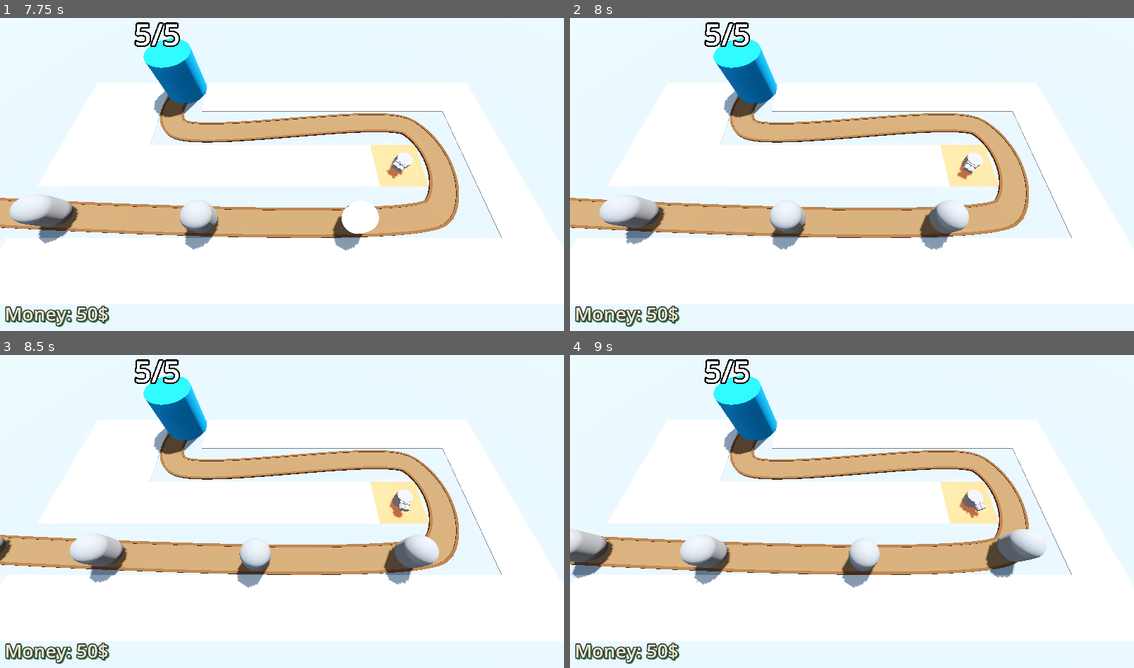
Above: before the commit, frames 1-4 (two rows, left to right).
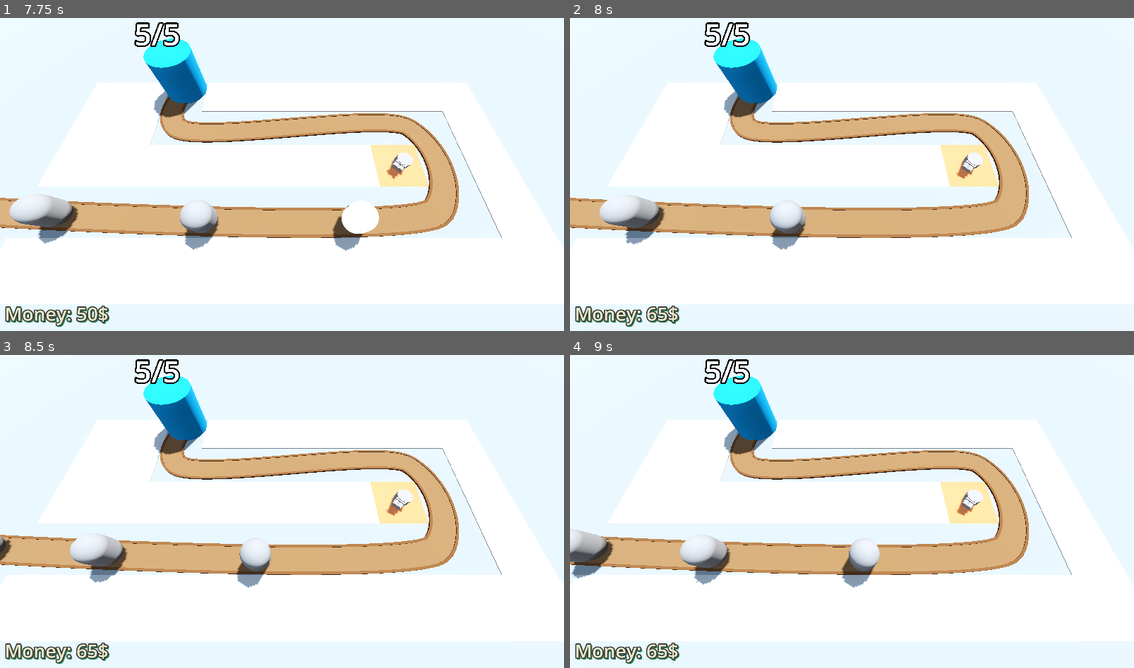
Above: after the commit, the same moments.

Repository: Assasquid/barbarian_blaster
Game: Godot game, scene res://Scenes/base_level.tscn
Two runs of this game, one before a commit and one after it. Both use one fixed random seed, a clock stepped at 60 frames per second and the inputs below.
Inputs (mouse positions are in pixels of both pictures, inside the frame that each line leads up to):
- Up to frame 1 (7.75 s): tap Enter at 0.5, 2 s; move the mouse to (406, 155) at 0.52 s; press the mouse at (406, 155) at 0.53 s; tap Space at 1.25 s; move the mouse to (169, 187) at 1.27 s; release the mouse at (169, 187) at 1.28 s; click (169, 187) at 1.35 s; move the mouse to (338, 102) at 2.02 s; press the mouse at (338, 102) at 2.03 s; move the mouse to (253, 237) at 2.77 s; release the mouse at (253, 237) at 2.78 s; click (253, 237) at 2.85 s; move the mouse to (451, 221) at 3.52 s; press the mouse at (451, 221) at 3.53 s; move the mouse to (112, 124) at 4.27 s; release the mouse at (112, 124) at 4.28 s; click (112, 124) at 4.35 s; move the mouse to (310, 171) at 5.02 s; press the mouse at (310, 171) at 5.03 s; move the mouse to (197, 93) at 5.77 s; release the mouse at (197, 93) at 5.78 s; click (197, 93) at 5.85 s; move the mouse to (406, 155) at 6.52 s; press the mouse at (406, 155) at 6.53 s; move the mouse to (169, 187) at 7.27 s; release the mouse at (169, 187) at 7.28 s; click (169, 187) at 7.35 s
- Up to frame 2 (8 s): no input
- Up to frame 3 (8.5 s): move the mouse to (338, 439) at 8.02 s; press the mouse at (338, 439) at 8.03 s
- Up to frame 4 (9 s): move the mouse to (823, 574) at 8.77 s; release the mouse at (823, 574) at 8.78 s; click (823, 574) at 8.85 s

Frame 1 is identical in both runs. In frame 2, 1.0% of the frame differs, in the area x 13-73%, y 45-98%; in frame 3, 1.2%; in frame 4, 1.2%, in the area x 13-85%, y 45-98%.

Commit message:
Make enemy health increase over time.
Also make sure the enemies are deleted once they reach the base.

Diff:
--- a/Scenes/base_level.tscn
+++ b/Scenes/base_level.tscn
@@ -4,10 +4,10 @@
 [ext_resource type="MeshLibrary" uid="uid://ridxlenkhg7l" path="res://MeshLibraries/space_library.tres" id="1_qhsvv"]
 [ext_resource type="PackedScene" uid="uid://dx14yj8xnem7j" path="res://Scenes/enemy.tscn" id="2_i273a"]
 [ext_resource type="PackedScene" uid="uid://c45xr63uqvc0c" path="res://Scenes/base.tscn" id="3_1mlrs"]
-[ext_resource type="Script" path="res://Scripts/EnemyPath.gd" id="3_s3yrn"]
+[ext_resource type="Script" path="res://Scripts/enemy_path.gd" id="3_s3yrn"]
 [ext_resource type="Script" path="res://Scripts/turret_manager.gd" id="5_qj1v3"]
 [ext_resource type="PackedScene" uid="uid://brwaqwe0c6u0d" path="res://Scenes/turret.tscn" id="6_jg5wx"]
-[ext_resource type="Script" path="res://Scripts/Bank.gd" id="8_nnd8n"]
+[ext_resource type="Script" path="res://Scripts/bank.gd" id="8_nnd8n"]
 [ext_resource type="PackedScene" uid="uid://c260wuv1p25l7" path="res://Scenes/difficulty_manager.tscn" id="9_2df6k"]
 
 [sub_resource type="ProceduralSkyMaterial" id="ProceduralSkyMaterial_timms"]
@@ -160,3 +160,5 @@
 vertical_alignment = 1
 
 [node name="DifficultyManager" parent="." instance=ExtResource("9_2df6k")]
+
+[connection signal="stop_spawning_enemies" from="DifficultyManager" to="EnemyPath" method="_on_difficulty_manager_stop_spawning_enemies"]
--- a/Scenes/difficulty_manager.tscn
+++ b/Scenes/difficulty_manager.tscn
@@ -14,10 +14,19 @@
 _data = [Vector2(0, 2.4), 0.0, -1.65, 0, 1, Vector2(1, 0.75), -1.65, 0.0, 1, 0]
 point_count = 2
 
+[sub_resource type="Curve" id="Curve_hc8xr"]
+min_value = 10.0
+max_value = 100.0
+_data = [Vector2(0, 10), 0.0, 90.0, 0, 1, Vector2(1, 100), 90.0, 0.0, 1, 0]
+point_count = 2
+
 [node name="DifficultyManager" type="Node"]
 script = ExtResource("1_wdvpx")
 spawn_time_min_curve = SubResource("Curve_d145o")
 spawn_time_max_curve = SubResource("Curve_ad73l")
+enemy_health_curve = SubResource("Curve_hc8xr")
 
 [node name="Timer" type="Timer" parent="."]
 one_shot = true
+
+[connection signal="timeout" from="Timer" to="." method="_on_timer_timeout"]
--- a/Scripts/base.gd
+++ b/Scripts/base.gd
@@ -5,7 +5,6 @@
 var current_health: int:
 	set(health_in):
 		current_health = health_in
-		print("Health was changed.")
 		label_3d.text = str(current_health) + "/" + str(max_health)
 
 		var red: Color = Color.RED
@@ -24,5 +23,4 @@
 
 
 func take_damage()-> void:
-	print("Damage dealt to base!")
 	current_health -= 1
--- a/Scripts/difficulty_manager.gd
+++ b/Scripts/difficulty_manager.gd
@@ -1,8 +1,11 @@
 extends Node
+
+signal stop_spawning_enemies
 
 @export var game_length := 30.0
 @export var spawn_time_min_curve: Curve
 @export var spawn_time_max_curve: Curve
+@export var enemy_health_curve: Curve
 @onready var timer: Timer = $Timer
 
 
@@ -20,3 +23,11 @@
 
 func get_spawn_time_max() -> float:
 	return spawn_time_max_curve.sample(game_progress_ratio())
+
+
+func get_enemy_health() -> int:
+	return enemy_health_curve.sample(game_progress_ratio())
+
+
+func _on_timer_timeout() -> void:
+	stop_spawning_enemies.emit()
--- a/Scripts/enemy.gd
+++ b/Scripts/enemy.gd
@@ -29,3 +29,4 @@
 	if progress_ratio == 1.0:
 		base.take_damage()
 		set_process(false)
+		queue_free()
--- a/Scripts/EnemyPath.gd
+++ b/Scripts/enemy_path.gd
@@ -8,7 +8,6 @@
 var random_duration
 
 func _ready() -> void:
-	print(timer.wait_time)
 	timer.timeout.connect(_on_timer_timeout)
 	timer.start()
 
@@ -21,10 +20,16 @@
 
 func spawn_enemy() -> void:
 	var new_enemy = enemy_scene.instantiate()
+	new_enemy.max_health = difficulty_manager.get_enemy_health()
 	add_child(new_enemy)
+	print(new_enemy.current_health)
 
 
 func generate_random_duration():
 	var timer_min = difficulty_manager.get_spawn_time_min()
 	var timer_max = difficulty_manager.get_spawn_time_max()
 	random_duration = randf_range(timer_min, timer_max)
+
+
+func _on_difficulty_manager_stop_spawning_enemies() -> void:
+	timer.stop()
--- a/Scripts/projectile.gd
+++ b/Scripts/projectile.gd
@@ -3,7 +3,7 @@
 var direction := Vector3.FORWARD
 
 @export var speed := 30.0
-@export var damage_amount := 5
+@export var damage_amount := 10
 
 func _physics_process(delta: float) -> void:
 	position += direction * speed * delta
Not shown: 4 places in MeshLibraries/space_library.tres that only renumber resources
Not shown: 1 places in Scenes/difficulty_manager.tscn that only renumber resources
